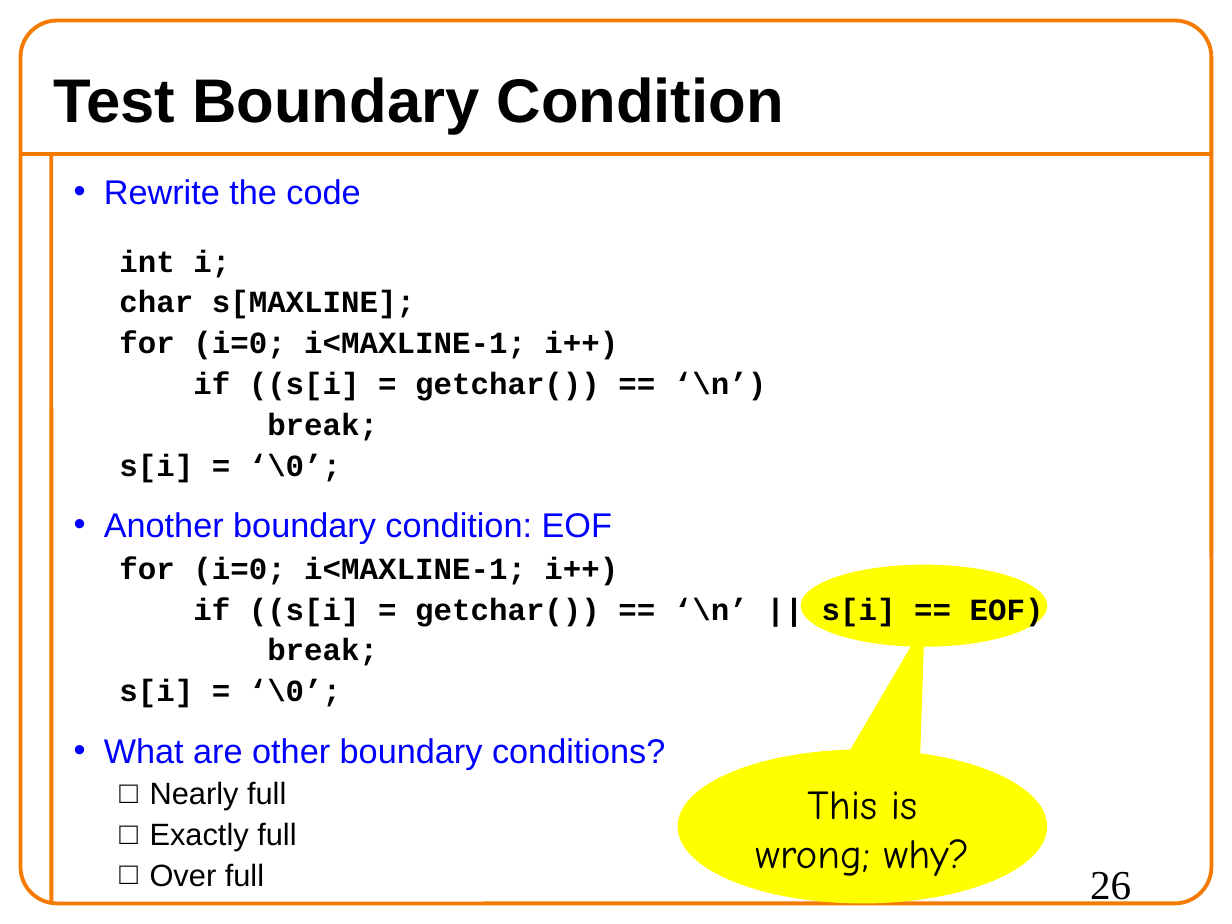
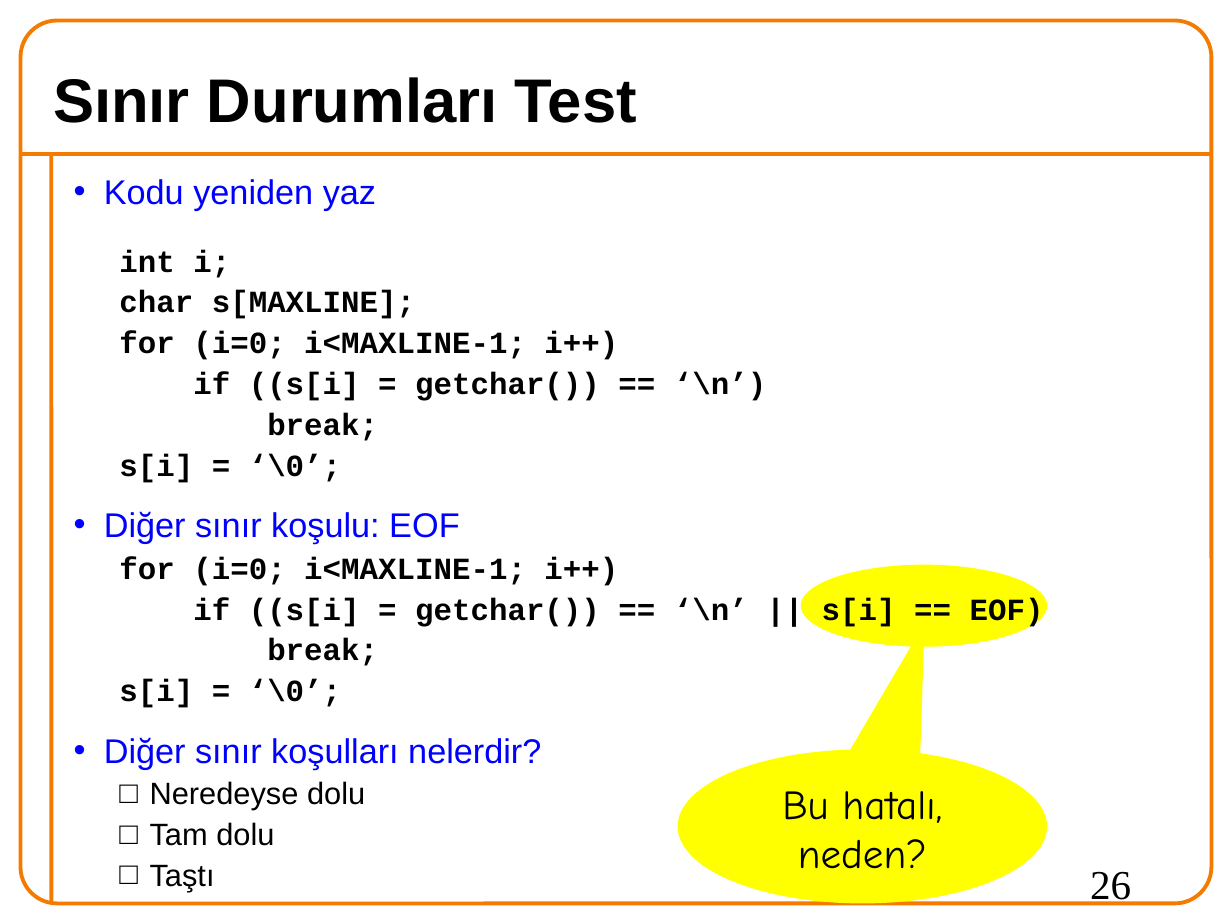
Before and after one commit to 19ceng/ceng201pro, a slide deck: slide 26 of 05test.odp. Drawn at 1232x924 pixels with LibreOffice and Linux fonts; fonts in the diff are those of the drawing; background and template pictures are left out. Boxes give left, top, right and bottom in pixels: in the first picture for what was removed or moved away, otherwise in the second. Text is boxed around its words. In the diff, an @@ line names an element or a change of style, - is before the commit and + after.

Commit message:
test:OK

```diff
--- a/05test.odp
+++ b/05test.odp
@@ title at [53,77,637,123]: text changed @@
-Test Boundary Condition
+Sınır Durumları Test
@@ text at [104,179,376,211]: text changed @@
-• Rewrite the code
+• Kodu yeniden yaz
@@ text at [104,511,459,544]: text changed @@
-• Another boundary condition: EOF
+• Diğer sınır koşulu: EOF
@@ text at [104,737,541,892]: text changed @@
-• What are other boundary conditions?
-  □ Nearly full
-  □ Exactly full
-  □ Over full
+• Diğer sınır koşulları nelerdir?
+  □ Neredeyse dolu
+  □ Tam dolu
+  □ Taştı
@@ text in speech bubble at [782,791,942,869]: text changed @@
-This is wrong; why?
+Bu hatalı, neden?
```
Also in this commit, not shown: 3 other slides changed, 9 slides added, 9 slides removed.
